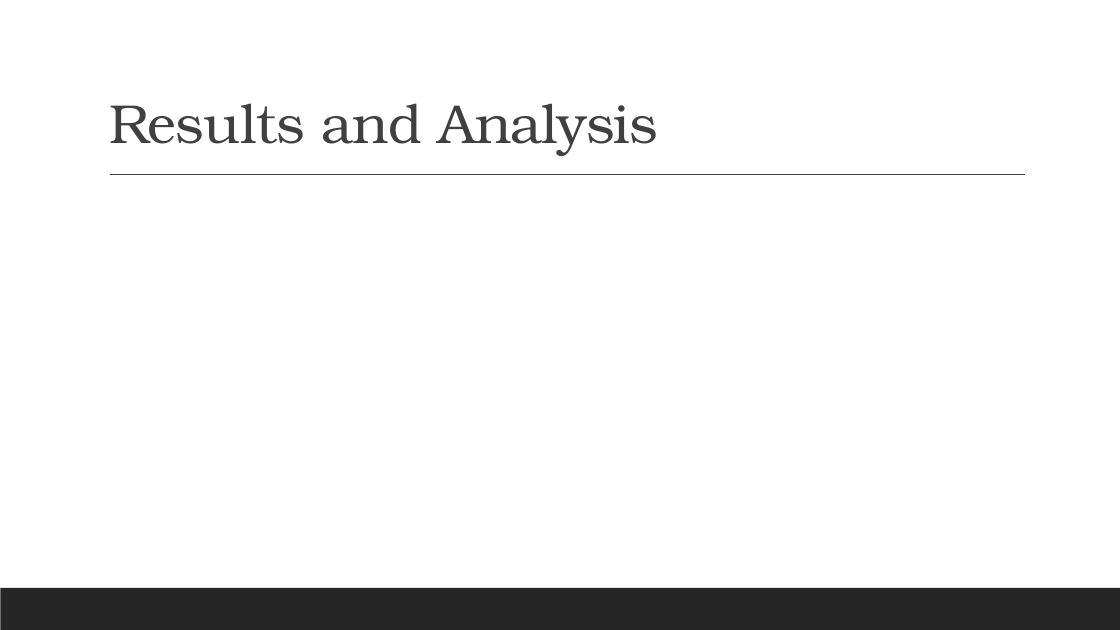
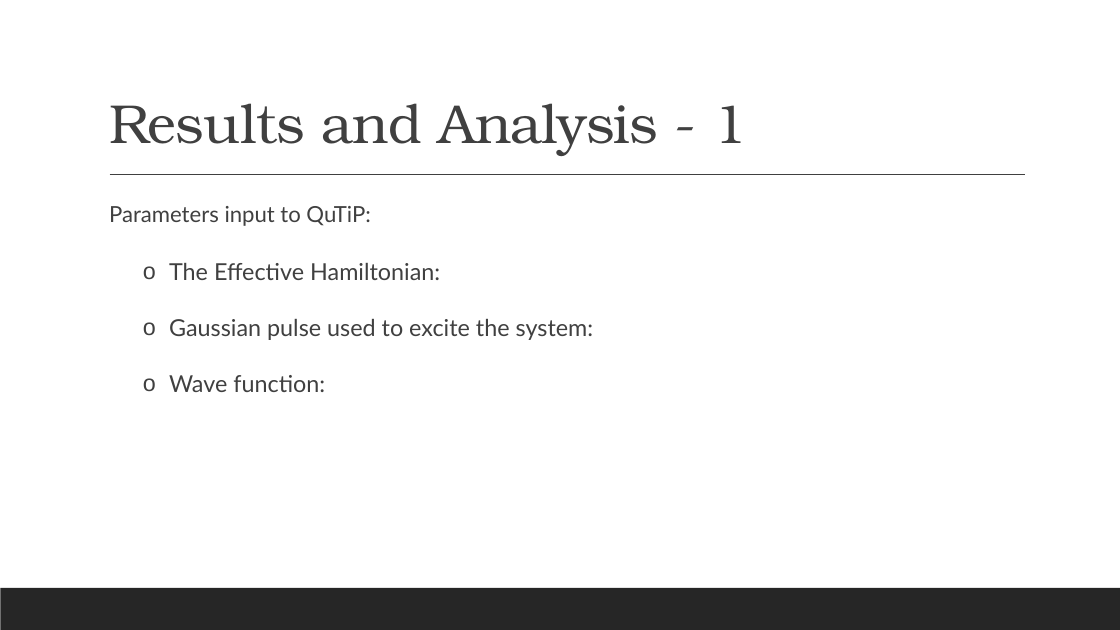
Before and after one commit to Suthendran/PHYS-437-B-Thesis, a slide deck: slide 36 of Electron Musical Chairs.pptx (slide 20 before the commit). Drawn at 1120x630 pixels with LibreOffice and Linux fonts; fonts in the diff are those of the drawing. Boxes give left, top, right and bottom in pixels: in the first picture for what was removed or moved away, otherwise in the second. Text is boxed around its words. In the diff, an @@ line names an element or a change of style, - is before the commit and + after.

```diff
--- a/Electron Musical Chairs.pptx
+++ b/Electron Musical Chairs.pptx
@@ title at <box>109,103,747,156</box>: text changed @@
-Results and Analysis
+Results and Analysis - 1
@@ text added at <box>109,206,594,392</box>, 20 pt, text #404040 @@
+  Parameters input to QuTiP:
+  o The Effective Hamiltonian:
+  o Gaussian pulse used to excite the system:
+  o Wave function:
```
Also in this commit, not shown: 7 other slides changed, 28 slides added, 4 slides removed, 1 other file.
